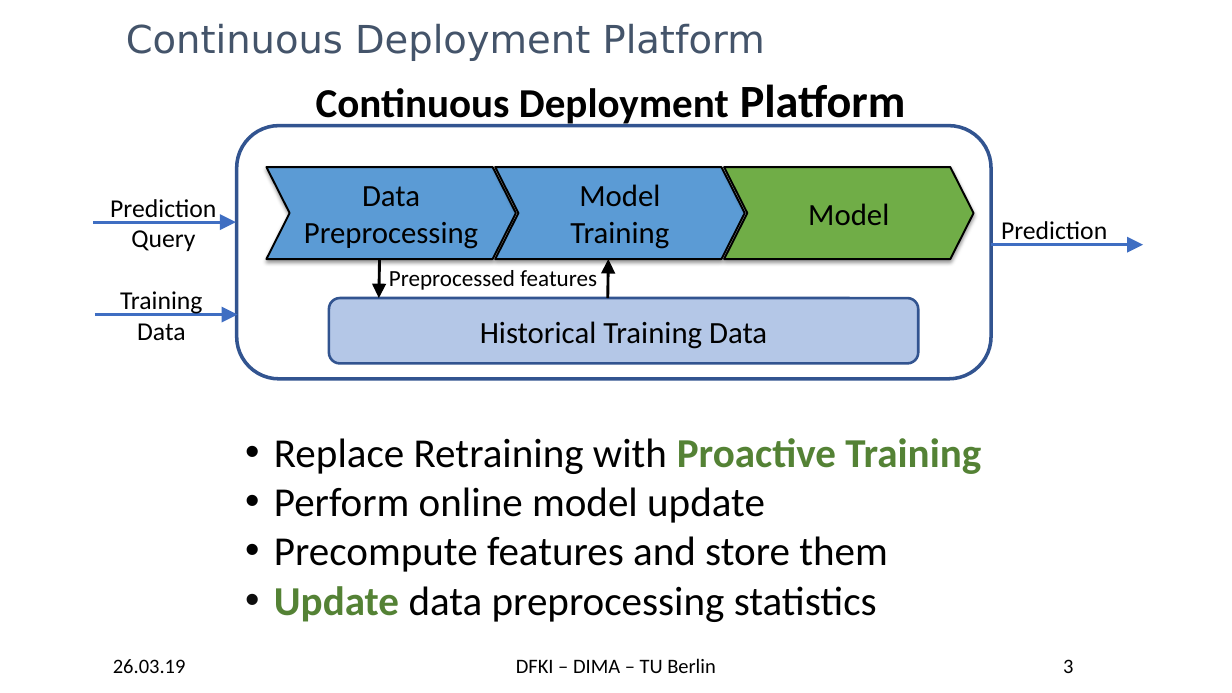
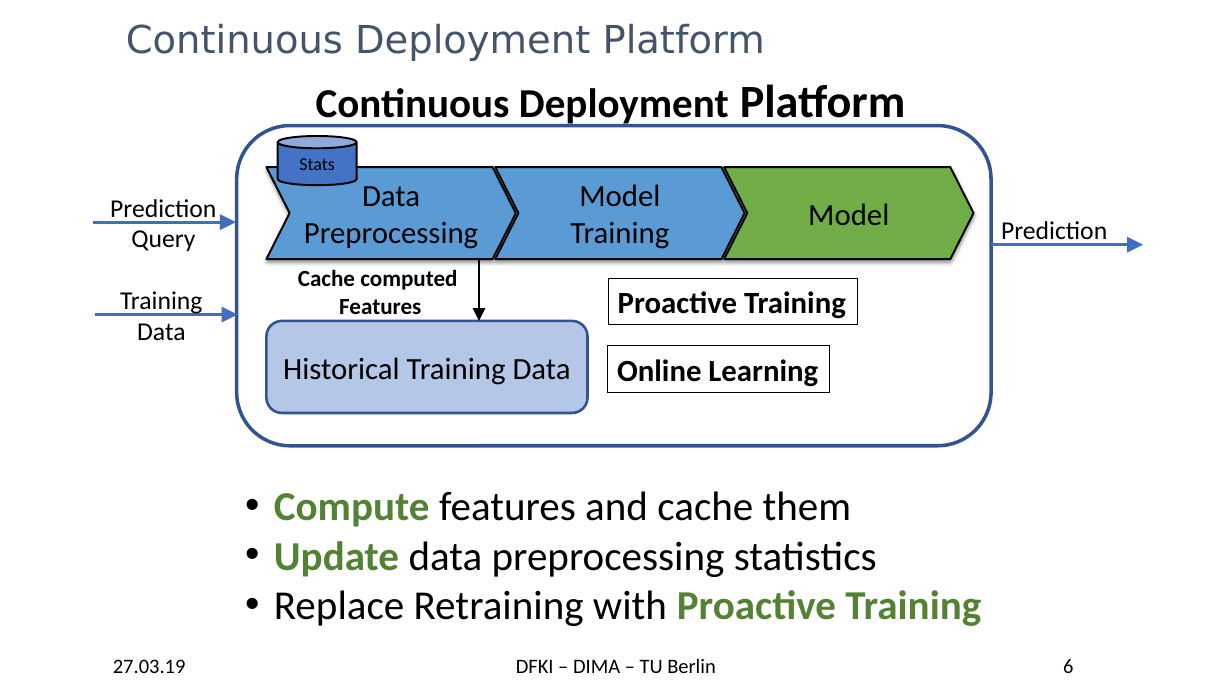
Before and after one commit to TU-Berlin-DIMA/continuous-pipeline-deployment, a slide deck: slide 6 of slides/edbt-2019/edbt-2019.pptx (slide 3 before the commit). Drawn at 1232x693 pixels with LibreOffice and Linux fonts; fonts in the diff are those of the drawing; background and template pictures are left out. Boxes give left, top, right and bottom in pixels: in the first picture for what was removed or moved away, otherwise in the second. Text is boxed around its words. In the diff, an @@ line names an element or a change of style, - is before the commit and + after.

```diff
--- a/slides/edbt-2019/edbt-2019.pptx
+++ b/slides/edbt-2019/edbt-2019.pptx
@@ rounded rectangle: place and size @@
-rounded rectangle at (237, 126, 991, 379)
+rounded rectangle at (237, 126, 991, 446)
@@ cylinder added at (277, 136, 356, 185), fill #4472C4, outline #000000 1.5 pt, 14 pt, text #000000 @@
+Stats
@@ text at (298, 269, 457, 320): text changed; bold on @@
-Preprocessed features
+Cache computed
+Features
@@ arrow removed from (380, 259) to (379, 299) @@
@@ arrow added from (479, 259) to (479, 321), #000000 1.75 pt @@
@@ arrow removed from (608, 299) to (608, 259) @@
@@ rectangle added at (609, 278, 859, 324), outline #000000 0.75 pt, 24 pt, text #000000, bold @@
+Proactive Training
@@ rounded rectangle "Historical Training Data": place and size @@
-rounded rectangle "Historical Training Data" at (329, 299, 919, 364)
+rounded rectangle "Historical Training Data" at (266, 321, 588, 413)
@@ rectangle added at (608, 346, 830, 392), outline #000000 0.75 pt, 24 pt, text #000000, bold @@
+Online Learning
@@ text "Compute features and cache them": place and size @@
-text "Compute features and cache them" at (274, 438, 981, 622)
+text "Compute features and cache them" at (274, 491, 981, 626)
@@ text at (274, 491, 877, 577): paragraphs added @@
+• Compute features and cache them
+• Update data preprocessing statistics
@@ text at (274, 487, 888, 622): paragraphs removed @@
-• Perform online model update
-• Precompute features and store them
-• Update data preprocessing statistics
@@ text at (113, 659, 186, 673): text changed @@
-26.03.19
+27.03.19
@@ page number at (1063, 659, 1073, 673): text changed @@
-3
+6
```
Also in this commit, not shown: 25 other slides changed, 7 slides added, 3 slides removed, 1 other file.
